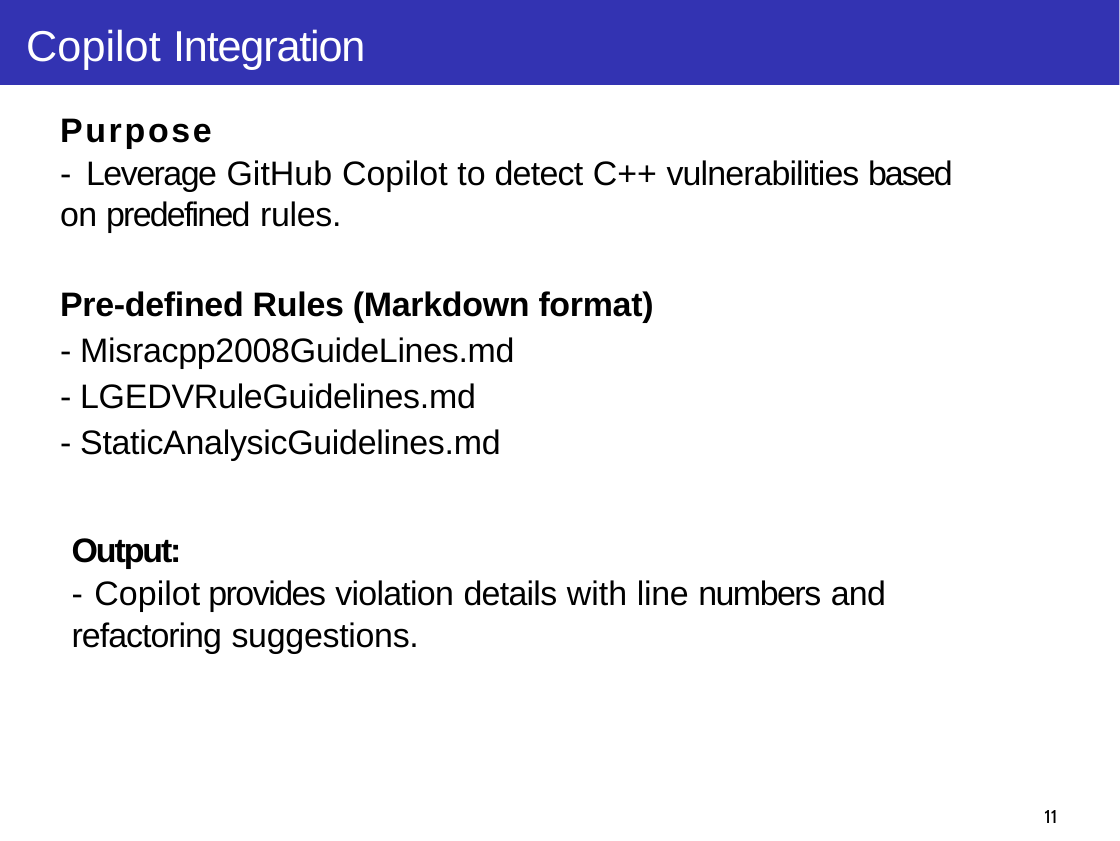
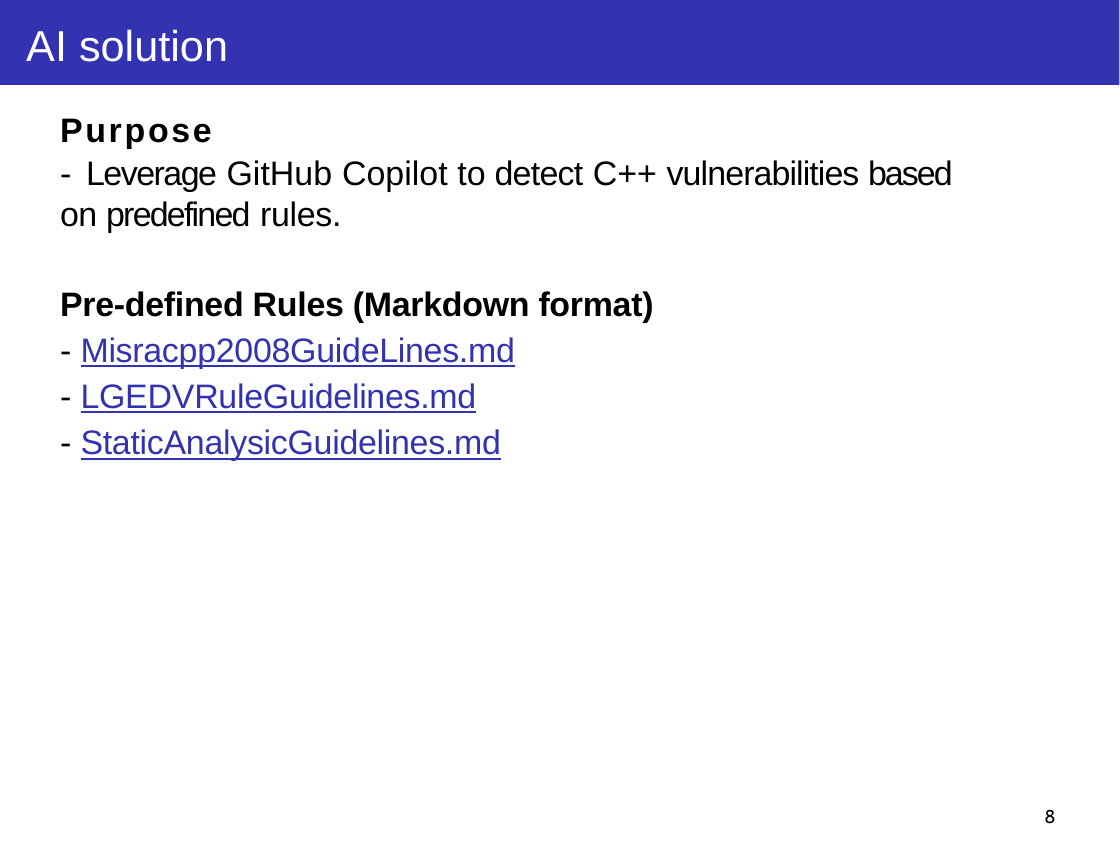
Before and after one commit to taikt/codefun, a slide deck: slide 8 of deepl/code_guard/doc/Code-Guard.pptx (slide 11 before the commit). Drawn at 1120x841 pixels with LibreOffice and Linux fonts; fonts in the diff are those of the drawing. Boxes give left, top, right and bottom in pixels: in the first picture for what was removed or moved away, otherwise in the second. Text is boxed around its words. In the diff, an @@ line names an element or a change of style, - is before the commit and + after.

```diff
--- a/deepl/code_guard/doc/Code-Guard.pptx
+++ b/deepl/code_guard/doc/Code-Guard.pptx
@@ title at <box>26,29,228,62</box>: text changed @@
-Copilot Integration
+AI solution
@@ text at <box>81,337,515,461</box>: text colour #000000 to #3333B2, underline on in "Misracpp2008GuideLines.md", "LGEDVRuleGuidelines.md", "StaticAnalysicGuidelines.md" @@
@@ text removed at <box>72,538,886,654</box> @@
-Output:
-- Copilot provides violation details with line numbers and refactoring suggestions.
@@ text removed at <box>133,560,143,563</box> @@
-3
@@ text removed at <box>133,634,143,648</box> @@
-4
@@ page number at <box>1044,810,1055,824</box>: text changed @@
-11
+8
```
Also in this commit, not shown: 20 other slides changed, 11 slides added, 5 slides removed, 10 other files.
